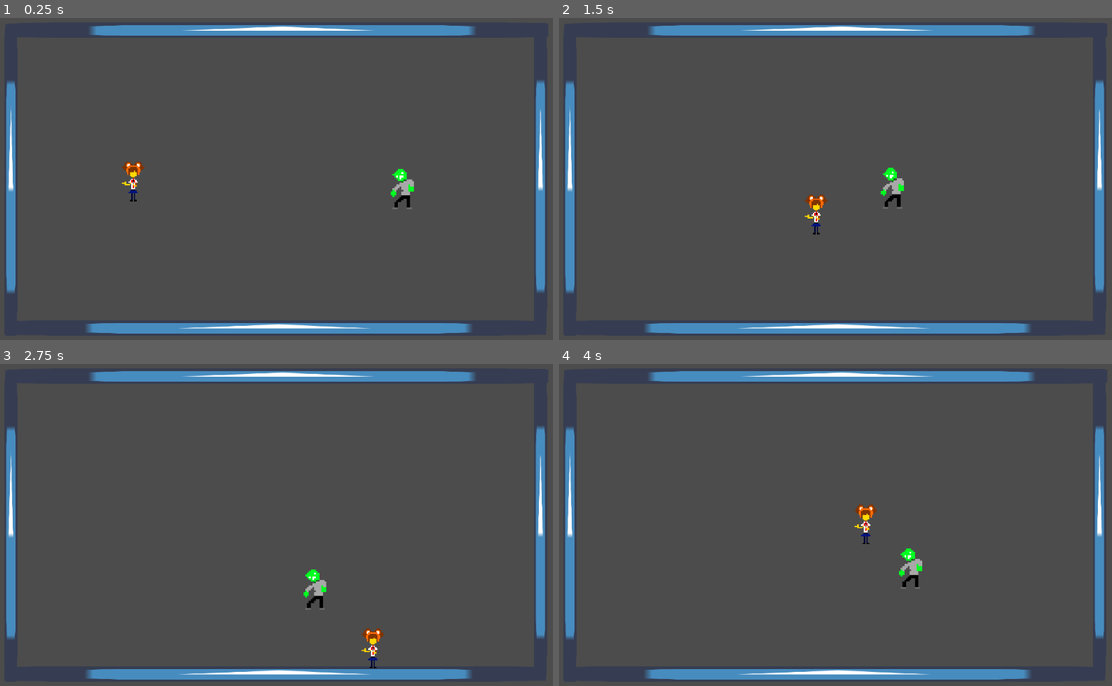
Above: before the commit, frames 1-4 (two rows, left to right).
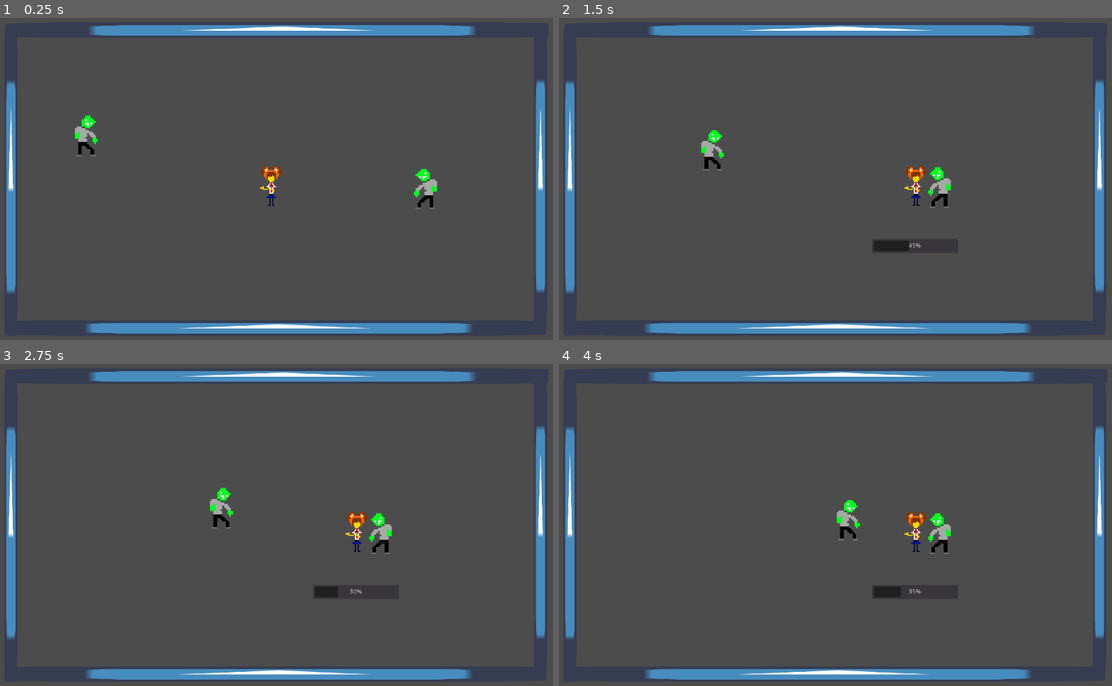
Above: after the commit, the same moments.

Repository: charalian/reporter-madness
Game: Godot game, scene res://stages/teste.tscn
Two runs of this game, one before a commit and one after it. Both use one fixed random seed, a clock stepped at 60 frames per second and the inputs below. The engine's default icon, where the game draws it, is replaced by a stand-in: a white triangle on a blue panel in a dark square.
Inputs:
- Up to frame 1 (0.25 s): no input
- Up to frame 2 (1.5 s): tap Enter (ui_accept) at 0.5, 1.35 s; hold Right (ui_right) 0.53-1.28 s; hold Enter (ui_accept) 0.53-1.28 s; hold Down (ui_down) from 1.28 s (still down)
- Up to frame 3 (2.75 s): tap Enter (ui_accept) at 1.52, 1.82 s; release Down (ui_down) at 2.03 s; hold Right (ui_right) from 2.03 s (still down); hold Enter (ui_accept) from 2.03 s (still down)
- Up to frame 4 (4 s): release Right (ui_right) at 2.78 s; release Enter (ui_accept) at 2.78 s; hold Up (ui_up) 2.78-3.53 s; tap Enter (ui_accept) at 2.85, 3.02, 3.32 s; hold Left (ui_left) from 3.53 s (still down); hold Enter (ui_accept) from 3.53 s (still down)

The runs differ from the first frame. In frame 1, 1.2% of the frame differs, in the area x 13-80%, y 30-60%; in frame 2, 1.5%, in the area x 25-73%, y 34-73%; in frame 3, 1.4%; in frame 4, 1.4%.

Commit message:
character flipping and qte bar speed increases according to the amount of enemies touching player

Diff:
--- a/src/enemy/enemy.gd
+++ b/src/enemy/enemy.gd
@@ -3,24 +3,32 @@
 onready var player = $"../player"
 
 var life = 1
-var int_player = false # When touching player is true/false
+var int_player = false
 
 func _init():
     speed = 100
 
 func mov_custom():
+    var player_pos = player.position
+    var prev_rot = rotation
     if !int_player:
-        var player_pos = player.position
-        var prev_rot = rotation
+        # Will walk towards player
         look_at(player_pos)
         move = Vector2(speed, 0).rotated(rotation)
         rotation = prev_rot
     elif int_player:
         move = Vector2.ZERO
 
+    # Will look at player
+    if player_pos > position:
+        get_node("sprite").set_flip_h(true)
+    else:
+        get_node("sprite").set_flip_h(false)
+
 func _on_area2d_body_entered(body):
     if body.is_in_group("player") && !int_player:
         int_player = true
 
 func on_death():
-    queue_free()
+    if int_player == true:
+        queue_free()
--- a/src/player/player.gd
+++ b/src/player/player.gd
@@ -4,12 +4,14 @@
 
 onready var enemies = $"../enemy"
 
-var walking_stop = false # Prevents from walking when inside a QTE.
+var walking_stop = false # Prevents from walking when inside a QTE
 var walking = false
 var life = 5
 var percentage = 0
-var int_zombies = 0 # Counts how many enemies are touching you. It should be max 2.
-var qte_value = 50 # Manages the QTE value.
+var int_zombies = 0 # Counts how many enemies are touching you. It should be max 2
+
+var qte_condition = false
+var qte_value = 50 # Manages the QTE value
 
 func _init():
     speed = 300
@@ -31,7 +33,7 @@
     move = move * speed
 
     if walking_stop && int_zombies >= 1:
-        qte_value -= 1
+        qte_value -= int_zombies
         $qte.value = qte_value
         if qte_value < 0:
             get_tree().quit()
@@ -57,18 +59,19 @@
 
 func qte_success():
     emit_signal("death")
+    life -= int_zombies
     qte_value = 50
     walking_stop = false
-    int_zombies = 0
     $qte.visible = false
     $col.disabled = false
-    life -= 1
+    int_zombies = 0
 
 # Signals
 
 func _on_area2d_body_entered(body):
-    if body.is_in_group("enemies") && !walking_stop:
+    if body.is_in_group("enemies"):
+        walking_stop = true
         int_zombies += 1
-        walking_stop = true
         $qte.visible = true
         $col.disabled = true
+        print(int_zombies)
--- a/src/stages/teste.tscn
+++ b/src/stages/teste.tscn
@@ -53,8 +53,11 @@
 position = Vector2( 989.116, 295 )
 shape = SubResource( 2 )
 
+[node name="player" parent="." instance=ExtResource( 1 )]
+position = Vector2( 500.202, 314.088 )
+
 [node name="enemy" parent="." instance=ExtResource( 2 )]
-position = Vector2( 763.9, 320.187 )
+position = Vector2( 805.945, 320.187 )
 
-[node name="player" parent="." instance=ExtResource( 1 )]
-position = Vector2( 249.615, 305.679 )
+[node name="enemy2" parent="." instance=ExtResource( 2 )]
+position = Vector2( 141.341, 216.749 )
